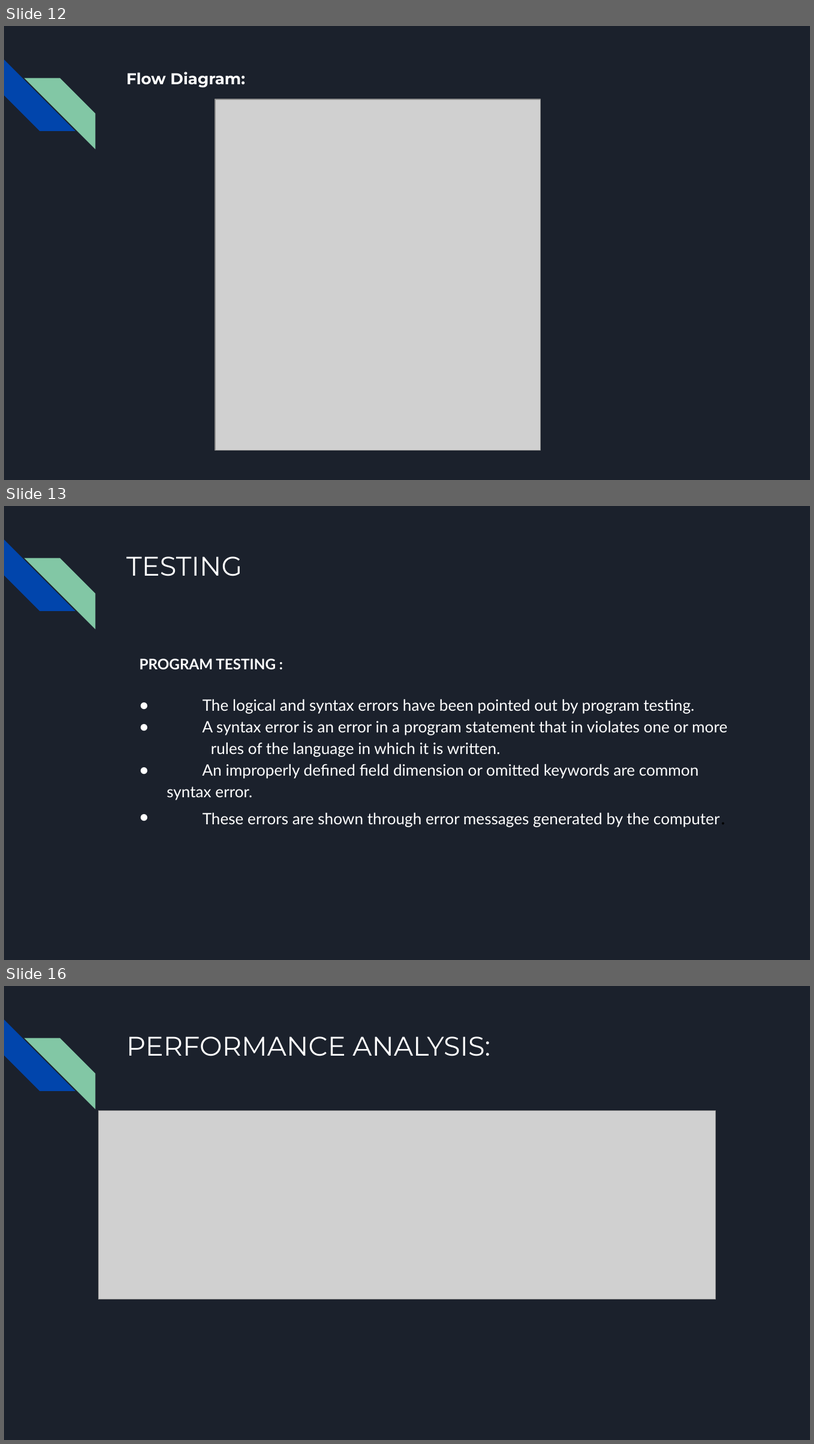
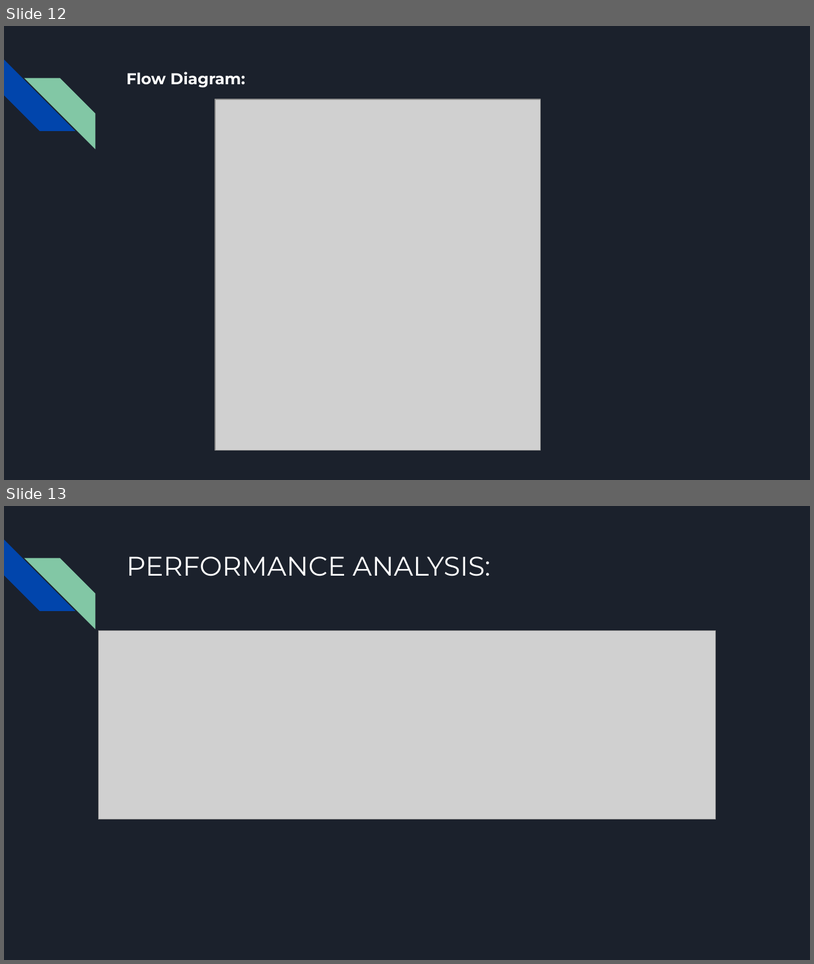
Before and after one commit to omshiv2427/BATCH-2, a slide deck: PROJECT DOC/VBSSPP_PPT F.pptx. Shown one above the other, each under a label of ours: slides 12, 13 and 16 before the commit, slides 12 and 13 after it; the slides between them are not shown. The pictures are 814x1444 and 814x964 pixels, drawn with LibreOffice and Linux fonts; fonts in the diff are those of the drawing; grey boxes stand for pictures. Boxes give left, top, right and bottom in pixels: in the first picture for what was removed or moved away, otherwise in the second. Text is boxed around its words. In the diff, an @@ line names an element or a change of style, - is before the commit and + after.

```diff
--- a/PROJECT DOC/VBSSPP_PPT F.pptx
+++ b/PROJECT DOC/VBSSPP_PPT F.pptx
@@ slide 13 removed at (4,506,810,960), background #1B212C; not listed: 2 template elements that a slide beside it also shows @@
@@ title removed at (126,556,242,576) @@
-TESTING
@@ text removed at (140,658,728,827) @@
-PROGRAM TESTING :
-● The logical and syntax errors have been pointed out by program testing.
-● A syntax error is an error in a program statement that in violates one or more rules of the language in which it is written.
-● An improperly defined field dimension or omitted keywords are common syntax error.
-● These errors are shown through error messages generated by the computer.
@@ what was slide 16 is now slide 13 @@
```
Also in this commit, not shown: 2 other slides removed, 2 other files.
